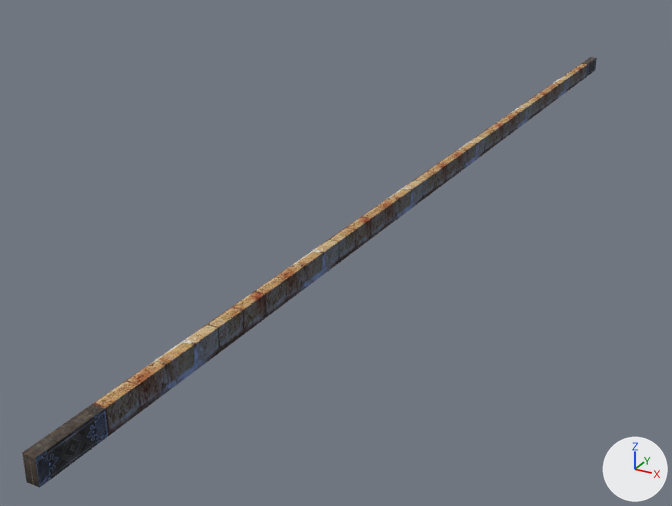
Before and after pictures for a commit that changed the glTF model Project/area/stage/1 sand oasis/data/environment/object/model/grindrail/Grindrail01.gltf.
Camera for both pictures: a camera (50 mm lens) standing at (5.33, -4.39, 4.65) and looking at (-1.31, 7.66, -1.38). The lights are fixed; the arrows at lower right show +X, +Y and +Z.

The first picture shows 'Grindrail01Mesh'.
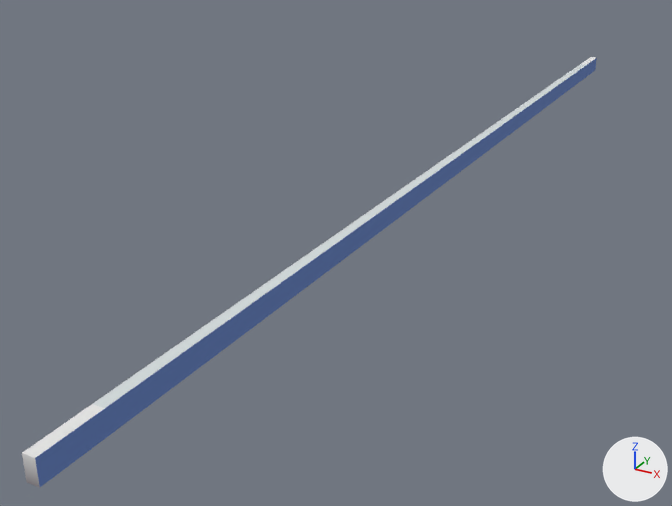
Boxes [x1, y1, x2, y2] around the edits, measured in the pictures (672 x 506 px):
'Grindrail01Mesh', surface changed: [22, 57, 597, 488] in both

The change, as a list of edits to the scene's bpy script:
```text
Change mat_drawbridge_machinery:
    where n2 = _N.new('ShaderNodeMix'); n2.name = 'Mix'
    add n2.inputs[7].default_value = (0.8, 0.8, 0.8, 1.0)  # 'B', white #e7e7e7
    remove n4 = _N.new('ShaderNodeTexImage'); n4.name = 'Image Texture'
    remove n4.image = img_drawbridge_machinery
    where n3 = _N.new('ShaderNodeVertexColor'); n3.name = 'Color Attribute'
    remove _L.new(n3.outputs[0], n2.inputs[7])  # 'Color' to 'B'
    remove _L.new(n4.outputs[0], n2.inputs[6])  # 'Color' to 'A'
    add _L.new(n3.outputs[0], n2.inputs[6])  # 'Color' to 'A'
Change mat_brick_red:
    where n2 = _N.new('ShaderNodeMix'); n2.name = 'Mix'
    add n2.inputs[7].default_value = (0.8, 0.8, 0.8, 1.0)  # 'B', white #e7e7e7
    remove n4 = _N.new('ShaderNodeTexImage'); n4.name = 'Image Texture'
    remove n4.image = img_brick_red
    where n3 = _N.new('ShaderNodeVertexColor'); n3.name = 'Color Attribute'
    remove _L.new(n3.outputs[0], n2.inputs[7])  # 'Color' to 'B'
    remove _L.new(n4.outputs[0], n2.inputs[6])  # 'Color' to 'A'
    add _L.new(n3.outputs[0], n2.inputs[6])  # 'Color' to 'A'
```
